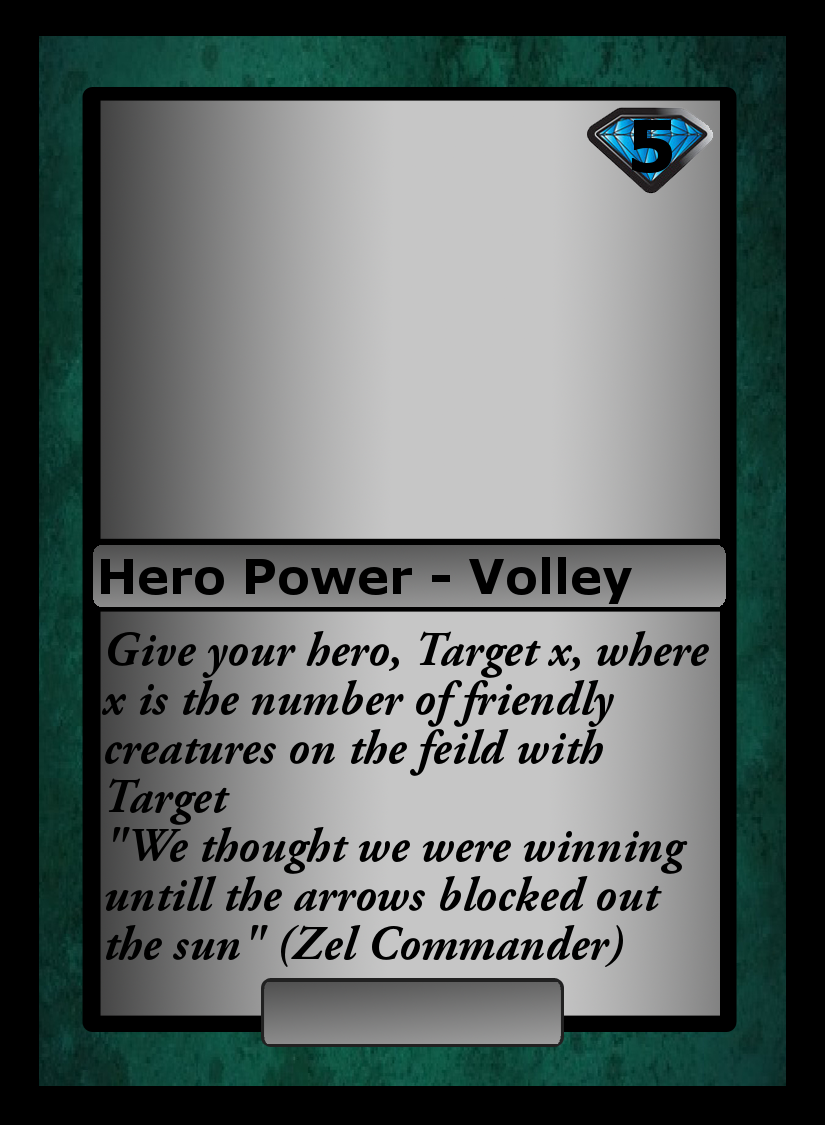
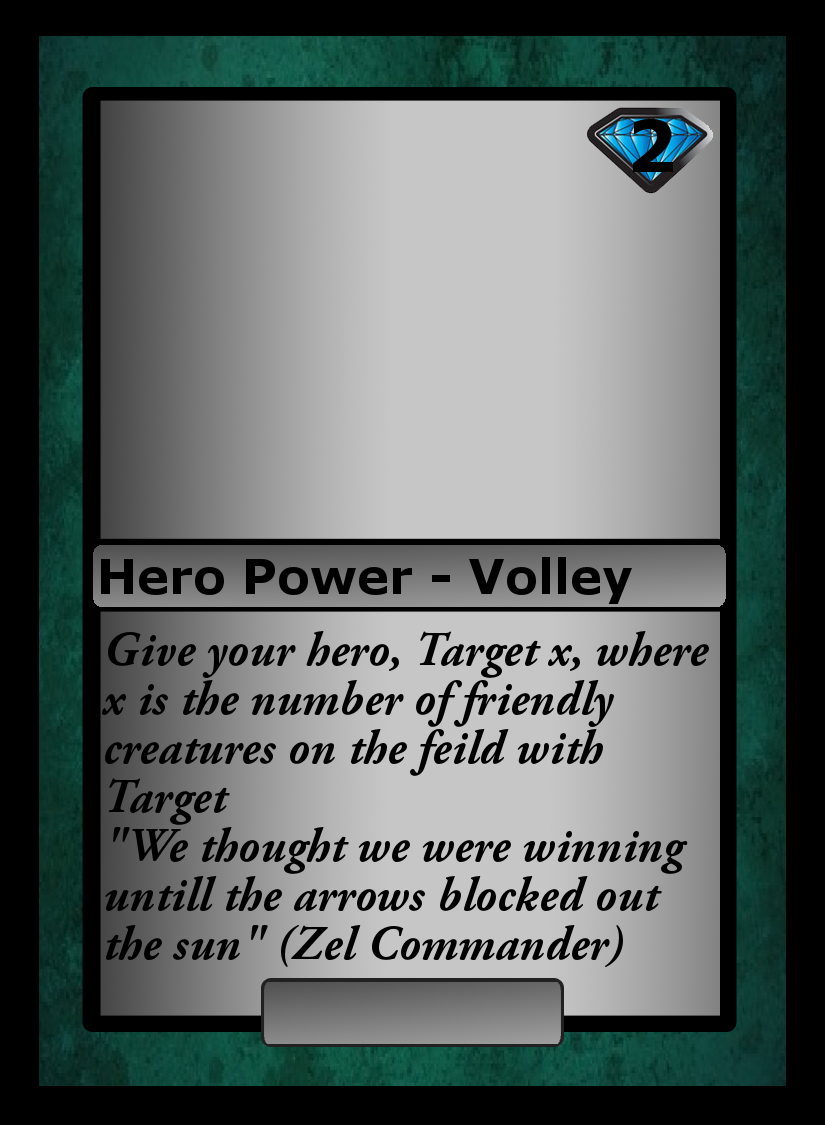
Layers edited between the first and the second 825px x 1125px image:
renamed "5" to "2", painted on it over [632, 119, 673, 173]
